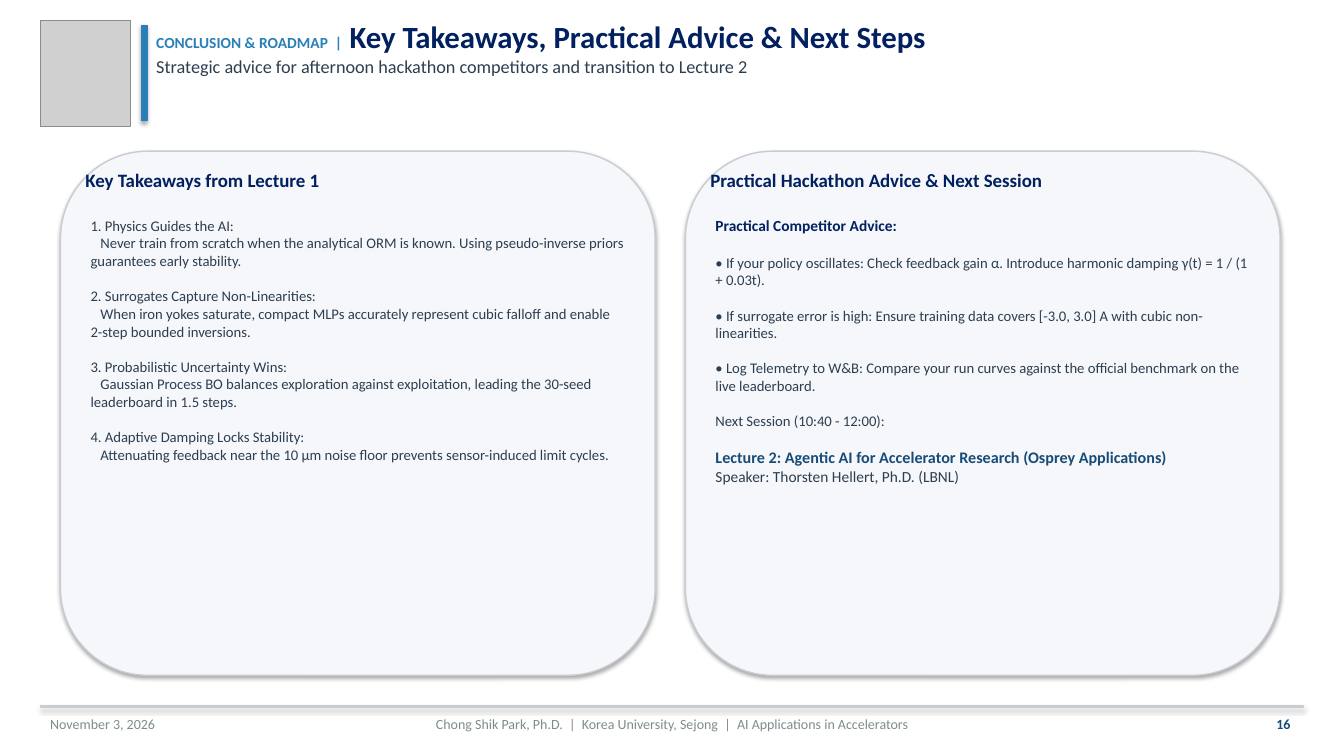
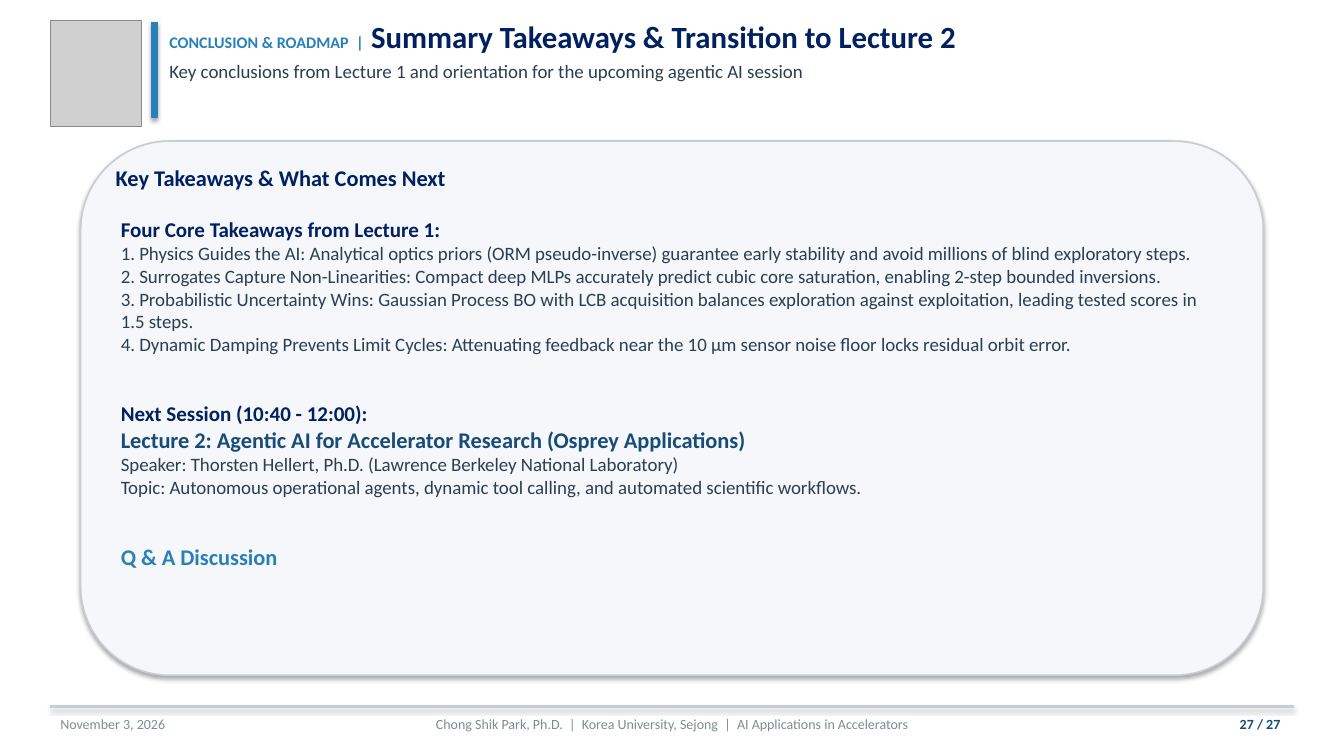
Before and after one commit to cspark7701/ai4acc-mini-hackathon, a slide deck: slide 27 of presentations/Lecture_1_AI_ML_Foundations_and_Control.pptx (slide 16 before the commit). Drawn at 1344x756 pixels with LibreOffice and Linux fonts; fonts in the diff are those of the drawing; grey boxes stand for pictures. Boxes give left, top, right and bottom in pixels: in the first picture for what was removed or moved away, otherwise in the second. Text is boxed around its words. In the diff, an @@ line names an element or a change of style, - is before the commit and + after.

Commit message:
Redesign Lecture 1 presentation to 27 single-column slides
Expand Lecture 1 presentation from 16 to 27 full-width single-column slides in both PPTX and LaTeX, resolving excessive white space through larger fonts (13-16pt body, 16-20pt headers), generous line spacing, and detailed physical explanations. Redesign the title slide on a seamless white background to eliminate logo background clipping. Provide dedicated full-width slides for large MLP and RL control schematics (11.3 - 11.5 inches wide). Update benchmark terminology to 'Tested Benchmark Leaderboard' across all slide texts, tables, and scripts. Recompile the 27-page presentation PDF cleanly via pdflatex.

Files:
 M  presentations/Lecture_1_AI_ML_Foundations_and_Control.pdf
 M  presentations/Lecture_1_AI_ML_Foundations_and_Control.pptx
 M  presentations/Lecture_1_AI_ML_Foundations_and_Control.tex
 M  scripts/build_lecture_1_pptx.py

```diff
--- a/presentations/Lecture_1_AI_ML_Foundations_and_Control.pptx
+++ b/presentations/Lecture_1_AI_ML_Foundations_and_Control.pptx
@@ picture: place and size @@
-picture at (40,20,131,126)
+picture at (50,20,141,126)
@@ rectangle: place and size @@
-rectangle at (141,25,147,121)
+rectangle at (151,22,157,118)
@@ text at (169,26,956,82): text changed; size 13 to 13.5 pt @@
-CONCLUSION & ROADMAP | Key Takeaways, Practical Advice & Next Steps
-Strategic advice for afternoon hackathon competitors and transition to Lecture 2
+CONCLUSION & ROADMAP | Summary Takeaways & Transition to Lecture 2
+Key conclusions from Lecture 1 and orientation for the upcoming agentic AI session
@@ rounded rectangle added at (81,141,1263,676), fill #F5F7FA, outline #C8CDD2 1.2 pt @@
@@ rounded rectangle removed at (60,151,655,676) @@
@@ text removed at (85,171,320,190) @@
-Key Takeaways from Lecture 1
@@ text added at (116,170,446,190), 16 pt, text #002060, bold @@
+Key Takeaways & What Comes Next
@@ rounded rectangle removed at (686,151,1280,676) @@
@@ text removed at (710,171,1042,187) @@
-Practical Hackathon Advice & Next Session
@@ text at (121,222,1197,568): text changed; size 10.5 to 13.5 pt @@
-1. Physics Guides the AI:
-Never train from scratch when the analytical ORM is known. Using pseudo-inverse priors guarantees early stability.
-2. Surrogates Capture Non-Linearities:
-When iron yokes saturate, compact MLPs accurately represent cubic falloff and enable 2-step bounded inversions.
-3. Probabilistic Uncertainty Wins:
-Gaussian Process BO balances exploration against exploitation, leading the 30-seed leaderboard in 1.5 steps.
-4. Adaptive Damping Locks Stability:
-Attenuating feedback near the 10 μm noise floor prevents sensor-induced limit cycles.
+Four Core Takeaways from Lecture 1:
+1. Physics Guides the AI: Analytical optics priors (ORM pseudo-inverse) guarantee early stability and avoid millions of blind exploratory steps.
+2. Surrogates Capture Non-Linearities: Compact deep MLPs accurately predict cubic core saturation, enabling 2-step bounded inversions.
+3. Probabilistic Uncertainty Wins: Gaussian Process BO with LCB acquisition balances exploration against exploitation, leading tested scores in 1.5 steps.
+4. Dynamic Damping Prevents Limit Cycles: Attenuating feedback near the 10 μm sensor noise floor locks residual orbit error.
+Next Session (10:40 - 12:00):
+Lecture 2: Agentic AI for Accelerator Research (Osprey Applications)
+Speaker: Thorsten Hellert, Ph.D. (Lawrence Berkeley National Laboratory)
+Topic: Autonomous operational agents, dynamic tool calling, and automated scientific workflows.
+Q & A Discussion
@@ text removed at (715,220,1248,485) @@
-Practical Competitor Advice:
-• If your policy oscillates: Check feedback gain α. Introduce harmonic damping γ(t) = 1 / (1 + 0.03t).
-• If surrogate error is high: Ensure training data covers [-3.0, 3.0] A with cubic non-linearities.
-• Log Telemetry to W&B: Compare your run curves against the official benchmark on the live leaderboard.
-Next Session (10:40 - 12:00):
-Lecture 2: Agentic AI for Accelerator Research (Osprey Applications)
-Speaker: Thorsten Hellert, Ph.D. (LBNL)
@@ text "November 3, 2026": place and size @@
-text "November 3, 2026" at (50,719,155,731)
+text "November 3, 2026" at (60,719,165,731)
@@ rectangle: place and size @@
-rectangle at (40,706,1304,708)
+rectangle at (50,706,1294,708)
@@ text removed at (1276,719,1290,729) @@
-16
@@ text added at (1240,720,1280,729), 10 pt, text #184C78, bold @@
+27 / 27
```
Also in this commit, not shown: 4 other slides changed, 22 slides added, 11 slides removed, 3 other files.
